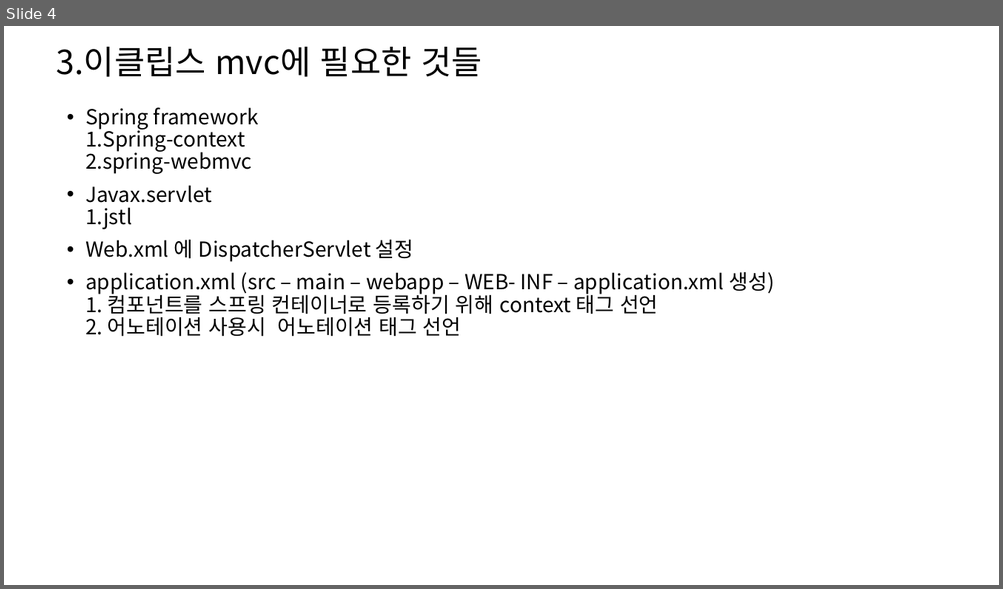
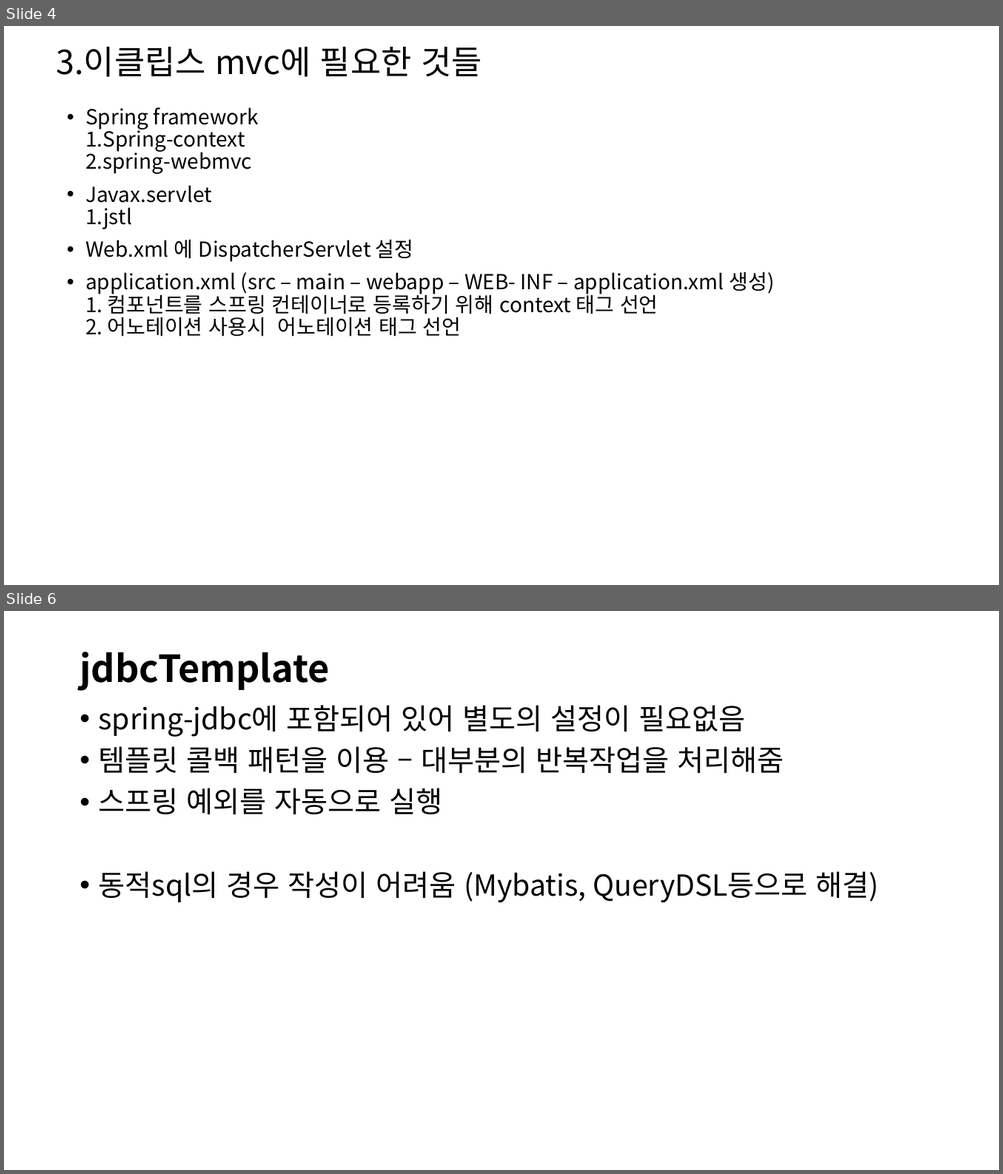
Before and after one commit to ChaeKyungChul/Document.File, a slide deck: 메모장/Spring/2024-04-09 spring Mvc.pptx. Shown one above the other, each under a label of ours: slide 4 before the commit, slides 4 and 6 after it; the slides between them are not shown. The pictures are 1003x589 and 1003x1174 pixels, drawn with LibreOffice and Linux fonts; fonts in the diff are those of the drawing. Boxes give left, top, right and bottom in pixels: in the first picture for what was removed or moved away, otherwise in the second. Text is boxed around its words. In the diff, an @@ line names an element or a change of style, - is before the commit and + after.

```diff
--- a/메모장/Spring/2024-04-09 spring Mvc.pptx
+++ b/메모장/Spring/2024-04-09 spring Mvc.pptx
@@ slide 6 added at box(4, 611, 999, 1170), background #FFFFFF @@
@@ title added at box(79, 652, 330, 691), 36 pt, text #000000, bold @@
+jdbcTemplate
@@ text added at box(99, 705, 879, 903), 28 pt, text #000000 @@
+• spring-jdbc에 포함되어 있어 별도의 설정이 필요없음
+• 템플릿 콜백 패턴을 이용 – 대부분의 반복작업을 처리해줌
+• 스프링 예외를 자동으로 실행
+• 동적sql의 경우 작성이 어려움 (Mybatis, QueryDSL등으로 해결)
```
Also in this commit, not shown: 1 slide changed, 1 other slide added, 24 other files.
